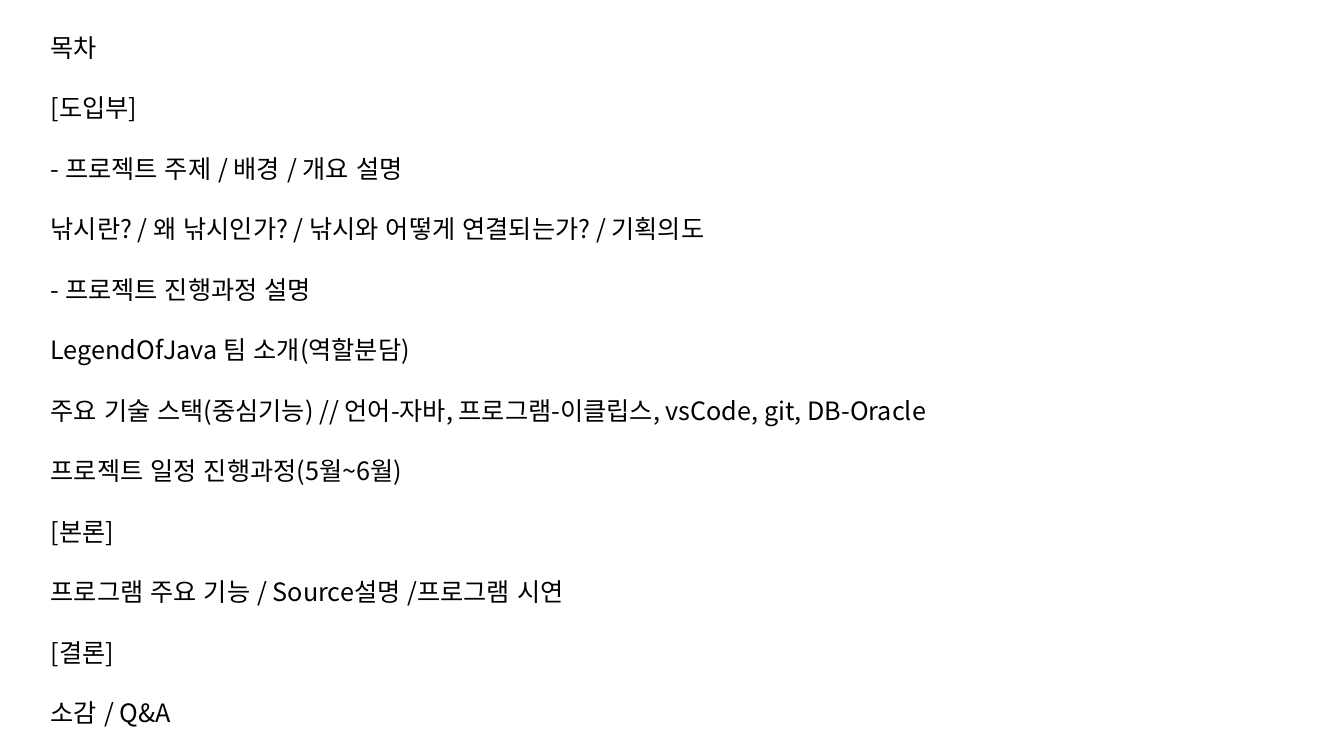
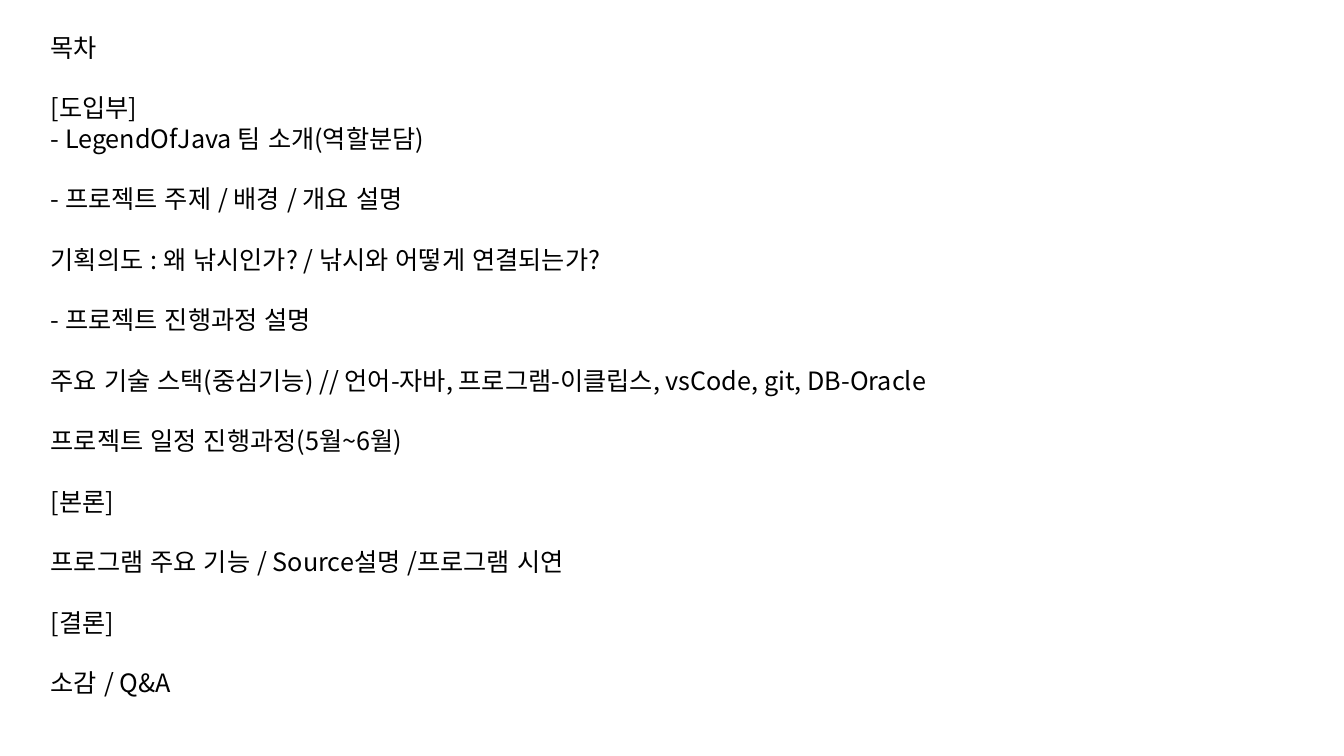
Before and after one commit to JunseongHeo/FishingInformationSystem, a slide deck: slide 2 of Presentation/LegendOfJava.pptm. Drawn at 1344x756 pixels with LibreOffice and Linux fonts; fonts in the diff are those of the drawing. Boxes give left, top, right and bottom in pixels: in the first picture for what was removed or moved away, otherwise in the second. Text is boxed around its words. In the diff, an @@ line names an element or a change of style, - is before the commit and + after.

```diff
--- a/Presentation/LegendOfJava.pptm
+++ b/Presentation/LegendOfJava.pptm
@@ text at bbox=[65, 127, 424, 154]: paragraph added @@
+- LegendOfJava 팀 소개(역할분담)
@@ text at bbox=[51, 248, 600, 271]: text changed @@
-낚시란? / 왜 낚시인가? / 낚시와 어떻게 연결되는가? / 기획의도
+기획의도 : 왜 낚시인가? / 낚시와 어떻게 연결되는가?
@@ text at bbox=[51, 338, 410, 366]: paragraph removed @@
-LegendOfJava 팀 소개(역할분담)
```
Also in this commit, not shown: 1 other slide changed, 1 slide added, 1 slide removed, 26 other files.
